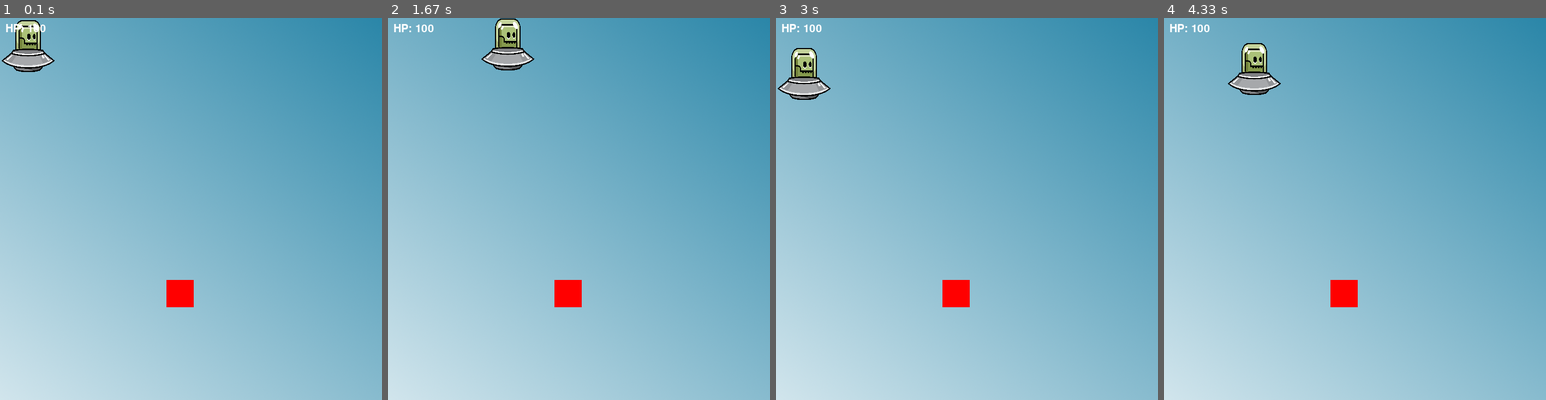
Above: before the commit, frames 1-4 (left to right).
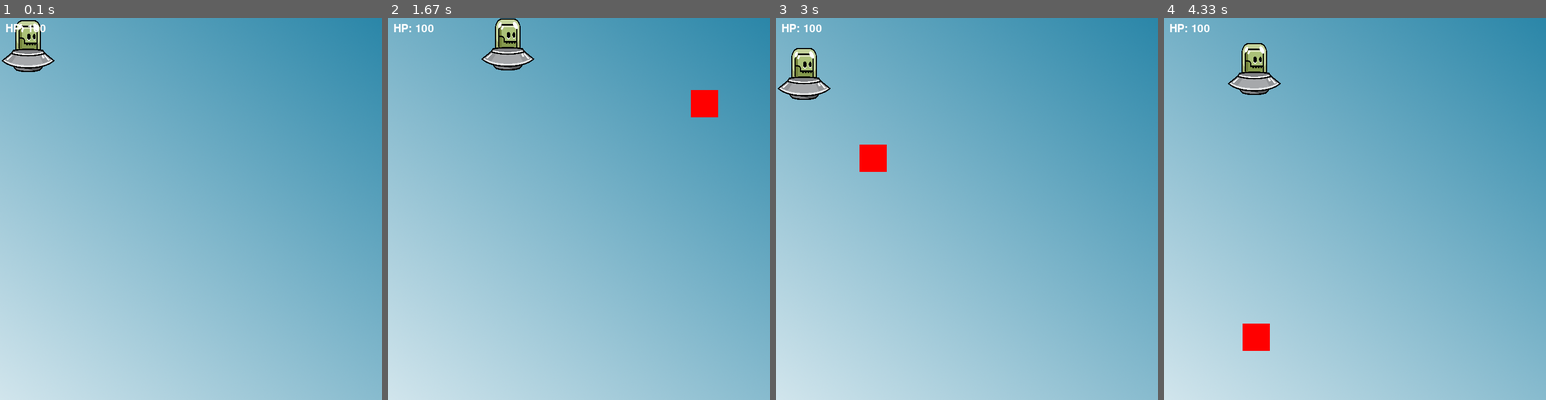
Above: after the commit, the same moments.

Repository: Mariapori/pygame-ufogame
Game: pygame game, started from peli.py
Two runs of this game, one before a commit and one after it. Both use one fixed random seed, a clock stepped at 60 frames per second and the inputs below.
Inputs:
- Up to frame 1 (0.1 s): no input
- Up to frame 2 (1.67 s): hold Right 0.33-0.8 s; hold Up 0.83-1.13 s; hold Right 1.17-1.63 s
- Up to frame 3 (3 s): hold Left 1.67-2.2 s; hold Down 2.23-2.53 s; hold Left 2.57-2.97 s
- Up to frame 4 (4.33 s): hold Up 3-3.37 s; hold Right 3.4-4.03 s; hold Down from 4.07 s (still down)

The runs differ from the first frame. In frame 1, 0.5% of the frame differs, in the area x 43-51%, y 68-76%; in frame 2, 1.0%, in the area x 43-87%, y 18-76%; in frame 3, 1.0%; in frame 4, 1.0%.

Commit message:
Satunnainen miinan sijainti ja ääni törmätessä

Diff:
--- a/peli.py
+++ b/peli.py
@@ -4,14 +4,20 @@
 import random
 import threading
 
+pygame.init()
 pygame.font.init()
+pygame.mixer.init()
+
 taustakuva = pygame.image.load("bg.png")
 ufo = pygame.transform.scale(pygame.image.load("ufo.png"),(100,100))
 WIDTH, HEIGHT = 700, 700
 WIN = pygame.display.set_mode((WIDTH,HEIGHT))
+spawnevent = pygame.USEREVENT + 1
 clock = pygame.time.Clock()
 pygame.display.set_caption("Testipeli")
 miinat = []
+
+osuma = pygame.mixer.Sound("hit.wav")
 
 
 class Pelaaja:
@@ -40,25 +46,27 @@
     def handle(pelaaja):
         for miina in miinat:
             if pelaaja.colliderect(miina):
+                osuma.play()
                 pelaaja1.health = pelaaja1.health - 5
                 miinat.remove(miina)
-                print(pelaaja1.health)
-    def uusimiina():
-            miina = pygame.Rect(randomWitdh,randomHeight, 50,50)
-            miinat.append(miina)
+    start = pygame.time.get_ticks()
+    pygame.time.set_timer(spawnevent, 500)
     while run:
         #Peli rajoitetu 60fps
         clock.tick(60)
         for event in pygame.event.get():
             if event.type == pygame.QUIT:
                 sys.exit()
+            if event.type == spawnevent:
+                if len(miinat) > 0:
+                    miinat.pop()
+                randomWitdh = random.randint(0, WIDTH)
+                randomHeight = random.randint(0, HEIGHT)
+                miina = pygame.Rect(randomWitdh,randomHeight, 50,50)
+                miinat.append(miina)
+                pygame.time.set_timer(spawnevent, 500)
 
-        randomWitdh = random.randint(50, WIDTH - 50)
-        randomHeight = random.randint(50, HEIGHT - 50)
         txtHealth = font.render("HP: " + str(pelaaja1.health),True, (255,255,255))
-        if run and len(miinat) == 0:
-            lisays = threading.Thread(target=uusimiina())
-            lisays.start()
 
         pelaajarect = pygame.Rect(pelaaja1.x,pelaaja1.y, ufo.get_width(),ufo.get_height())
         handle(pelaajarect)
@@ -66,6 +74,7 @@
 
         if pelaaja1.health <= 0:
             run = False
+
         keys = pygame.key.get_pressed()
         # Liikkuminen
         if keys[pygame.K_RIGHT] and pelaaja1.x + ufo.get_width() < WIDTH:
Not shown, added: hit.wav
